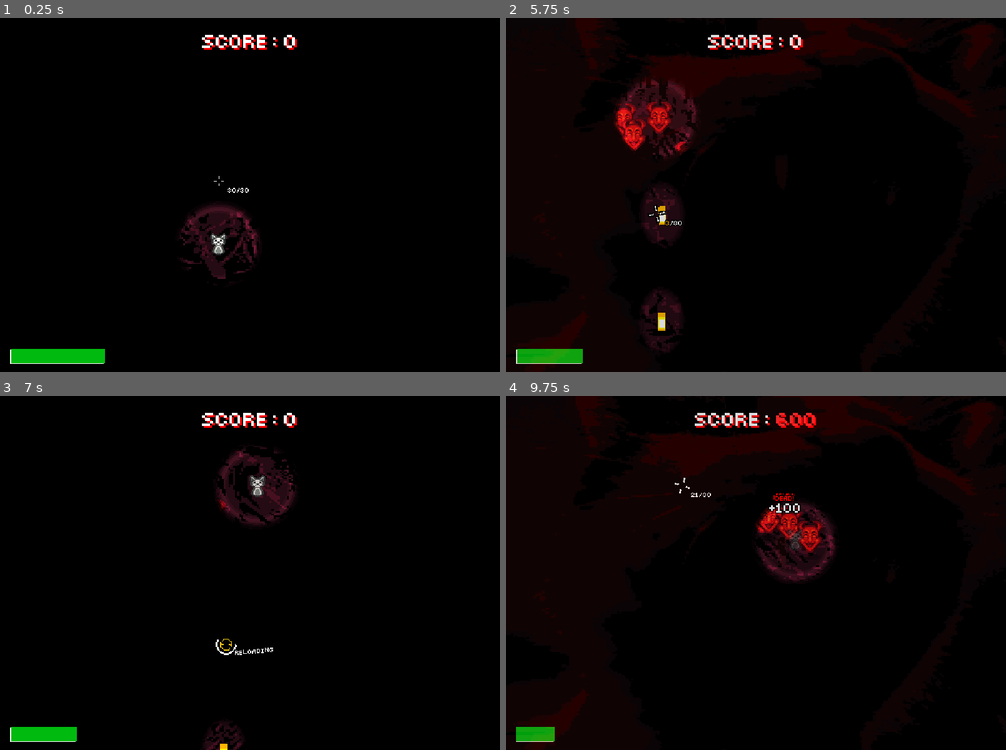
Above: before the commit, frames 1-4 (two rows, left to right).
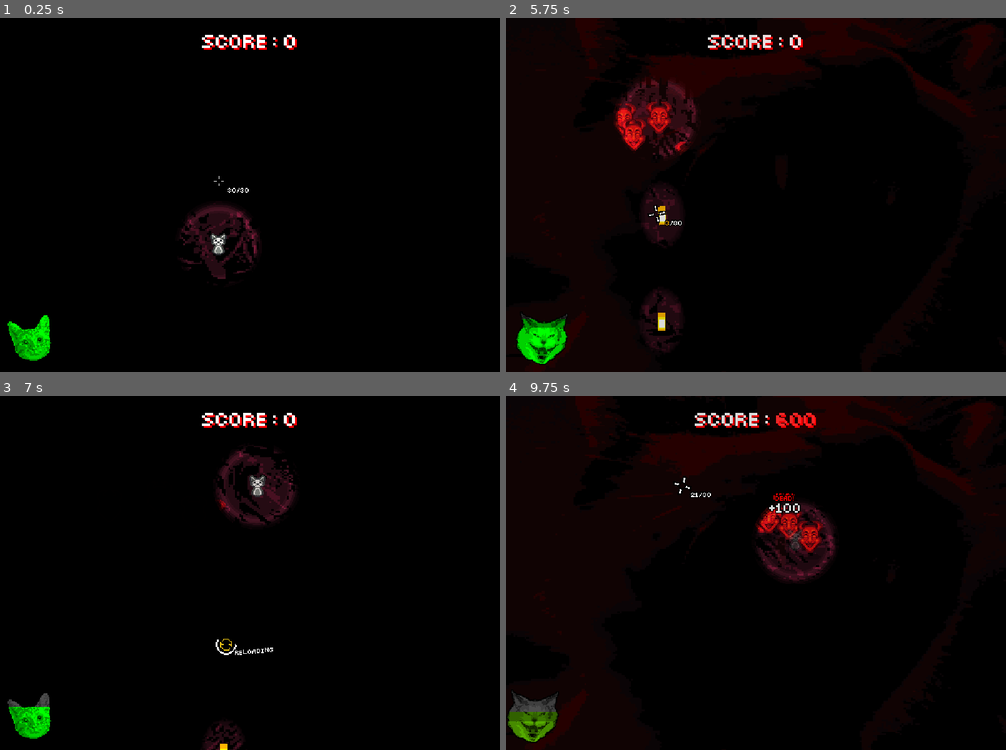
Above: after the commit, the same moments.

Repository: ThanapatrP/game-project-shooter
Game: Godot game, scene res://src/levels/main_level.tscn
Two runs of this game, one before a commit and one after it. Both use one fixed random seed, a clock stepped at 60 frames per second and the inputs below.
Inputs (mouse positions are in pixels of both pictures, inside the frame that each line leads up to):
- Up to frame 1 (0.25 s): no input
- Up to frame 2 (5.75 s): tap Enter at 0.5 s; move the mouse to (756, 42) at 0.52 s; press the mouse at (756, 42) at 0.53 s; hold W (up) 0.53-2.03 s; move the mouse to (906, 248) at 1.27 s; release the mouse at (906, 248) at 1.28 s; right-click (906, 248) at 1.35 s; move the mouse to (606, 141) at 2.02 s; press the mouse at (606, 141) at 2.03 s; hold A (left) 2.03-3.53 s; move the mouse to (781, 195) at 2.77 s; release the mouse at (781, 195) at 2.78 s; right-click (781, 195) at 2.85 s; move the mouse to (681, 106) at 3.52 s; press the mouse at (681, 106) at 3.53 s; hold S (down) 3.53-4.28 s; move the mouse to (866, 177) at 4.27 s; release the mouse at (866, 177) at 4.28 s; hold D (right) 4.28-5.03 s; right-click (866, 177) at 4.35 s; move the mouse to (656, 212) at 5.02 s; press the mouse at (656, 212) at 5.03 s; hold W (up) from 5.03 s (still down)
- Up to frame 3 (7 s): move the mouse to (300, 495) at 5.77 s; release W (up) at 5.78 s; release the mouse at (300, 495) at 5.78 s; hold D (right) from 5.78 s (still down); right-click (300, 495) at 5.85 s; move the mouse to (225, 643) at 6.52 s; press the mouse at (225, 643) at 6.53 s
- Up to frame 4 (9.75 s): move the mouse to (906, 626) at 7.27 s; release the mouse at (906, 626) at 7.28 s; right-click (906, 626) at 7.35 s; move the mouse to (606, 519) at 8.02 s; release D (right) at 8.03 s; press the mouse at (606, 519) at 8.03 s; hold S (down) 8.03-8.78 s; move the mouse to (781, 573) at 8.77 s; release the mouse at (781, 573) at 8.78 s; hold A (left) 8.78-9.53 s; right-click (781, 573) at 8.85 s; move the mouse to (681, 484) at 9.52 s; press the mouse at (681, 484) at 9.53 s; hold W (up) from 9.53 s (still down)

The runs differ from the first frame. In frame 1, 1.3% of the frame differs, in the area x 1-21%, y 83-98%; in frame 2, 1.4%, in the area x 2-36%, y 53-99%; in frame 3, 1.0%; in frame 4, 1.1%.

Commit message:
hp bar ui & hurt sfx (file only)

Diff:
--- a/src/characters/player/player.gd
+++ b/src/characters/player/player.gd
@@ -15,7 +15,8 @@
 
 
 # HP stuff
-var hp = 100
+const MAX_HP = 100.0
+var hp = 100.0
 var invin = -1.0
 
 
@@ -136,10 +137,14 @@
 		if Global.hurt_overlay:
 			Global.hurt_overlay.start()
 
-		if Global.camera: Global.camera.shake(0.5, 15)
+		if Global.camera:
+			Global.camera.shake(0.5, 15)
+			Global.hp_indicator.shake()
 
 		hp -= 30
 		invin = 3.0
+
+		Global.hp_indicator.set_progress(hp / MAX_HP)
 
 	if invin > 0.0:
 		modulate.a = abs(cos(Time.get_ticks_msec()/100.0))
--- a/src/levels/main_level.tscn
+++ b/src/levels/main_level.tscn
@@ -11,6 +11,7 @@
 [ext_resource type="Script" uid="uid://cpfugg5pyr134" path="res://src/ui/score_label.gd" id="8_ywe2d"]
 [ext_resource type="Texture2D" uid="uid://bdfs3bbusy52" path="res://asset/ui/ui_overlays/cat_hurts_overlay.png" id="9_tygi3"]
 [ext_resource type="Script" uid="uid://benpvdb4y2nyl" path="res://src/ui/hurt_overlay.gd" id="10_twkqo"]
+[ext_resource type="PackedScene" uid="uid://cwsp1ptrx6men" path="res://src/ui/hp_indicator.tscn" id="12_av45r"]
 
 [sub_resource type="CanvasItemMaterial" id="CanvasItemMaterial_tygi3"]
 light_mode = 1
@@ -56,6 +57,7 @@
 [node name="UI" type="CanvasLayer" parent="."]
 
 [node name="HpBarPivot" type="Node2D" parent="UI"]
+visible = false
 position = Vector2(11, 364)
 script = ExtResource("3_11df1")
 metadata/_edit_group_ = true
@@ -96,9 +98,6 @@
 vertical_alignment = 1
 script = ExtResource("8_ywe2d")
 
-[node name="Cursor" parent="UI" instance=ExtResource("6_11df1")]
-position = Vector2(240, 179)
-
 [node name="HurtOverlay" type="Sprite2D" parent="UI"]
 self_modulate = Color(1, 1, 1, 0.184314)
 material = SubResource("CanvasItemMaterial_tygi3")
@@ -119,3 +118,9 @@
 label_settings = SubResource("LabelSettings_av45r")
 horizontal_alignment = 1
 vertical_alignment = 1
+
+[node name="HpIndicator" parent="UI" instance=ExtResource("12_av45r")]
+position = Vector2(11, 319)
+
+[node name="Cursor" parent="UI" instance=ExtResource("6_11df1")]
+position = Vector2(240, 179)
--- /dev/null
+++ b/src/shader/hp_icon_shader.gdshader
@@ -0,0 +1,26 @@
+shader_type canvas_item;
+
+uniform vec4 primary_color : source_color = vec4(0,1,0,1);
+uniform vec4 secondary_color : source_color = vec4(0.15,0.5,0.15,1);
+uniform vec4 bg_color : source_color = vec4(0.3,0.3,0.3,1);
+
+uniform float progress : hint_range(0.0, 1.0, 0.01) = 0.5;
+uniform float follow_progress : hint_range(0.0, 1.0, 0.01) = 0.7;
+
+void fragment() {
+	float prog = 1.0 - progress;
+	float fol_prog = 1.0 - follow_progress;
+	vec4 col = texture(TEXTURE, UV);
+
+	float val = (col.r + col.g + col.b)/3.0;
+
+	if (UV.y > prog){
+		COLOR = vec4(primary_color.r * val,primary_color.g * val, primary_color.b * val, col.a);
+	}else{
+		if (UV.y > fol_prog){
+			COLOR = vec4(secondary_color.r * val, secondary_color.g * val, secondary_color.b * val, col.a);
+		}else{
+			COLOR = vec4(bg_color.r * val, bg_color.g * val, bg_color.b * val, col.a);
+		}
+	}
+}
--- /dev/null
+++ b/src/ui/hp_indicator.gd
@@ -0,0 +1,86 @@
+extends Node2D
+
+const SHAKE_INTENSITY = 8
+const DEF_SHAKE_DUR := 0.8
+var shake_t := 0.0
+
+const DEF_SPR_DUR := 0.3
+var spr_t := 0.0
+
+var curr_progress = 1.1
+var to_progress = 1.0
+
+var green := Color(0,1,0,1)
+var red := Color(1,0,0,1)
+var col := Color(0,1,0,1)
+
+@onready var pivot : Marker2D = $Pivot
+@onready var idle_icon : Sprite2D = $Pivot/IdleIcon
+@onready var hurt_icon : Sprite2D = $Pivot/HurtIcon
+
+func _ready() -> void:
+	Global.hp_indicator = self
+
+
+func _process(delta: float) -> void:
+	shake_t -= delta
+	spr_t -= delta
+
+	if shake_t < 0.0:
+		shake_t = 0.0
+
+	if spr_t < 0.0:
+		spr_t = 0.0
+
+	# Sprite shake position
+	position.x = SHAKE_INTENSITY * cos(shake_t * 100.0) * (shake_t / DEF_SHAKE_DUR)
+
+	# Progress
+	idle_icon.material.set_shader_parameter("progress", to_progress)
+	hurt_icon.material.set_shader_parameter("progress", to_progress)
+
+	idle_icon.material.set_shader_parameter("follow_progress", curr_progress)
+	hurt_icon.material.set_shader_parameter("follow_progress", curr_progress)
+
+	# Sprite switching
+	if spr_t > 0.0:
+		idle_icon.visible = false
+		hurt_icon.visible = true
+	else:
+		idle_icon.visible = true
+		hurt_icon.visible = false
+
+func _physics_process(delta: float) -> void:
+	curr_progress = lerp(curr_progress, to_progress, 0.07)
+	print(to_progress)
+
+
+func shake():
+	shake_t = DEF_SHAKE_DUR
+	spr_t = DEF_SPR_DUR
+
+
+func set_progress(new_progress : float):
+	if new_progress > curr_progress:
+		curr_progress = new_progress
+	to_progress = new_progress
+
+	var threshold = 0.6
+	if to_progress > threshold:
+		col = green
+	else:
+		col = red.lerp(green, to_progress / threshold)
+
+	idle_icon.material.set_shader_parameter("primary_color", col)
+	hurt_icon.material.set_shader_parameter("primary_color", col)
+
+	var dimmed_col : Color = col
+	dimmed_col.v *= 0.7
+
+	idle_icon.material.set_shader_parameter("secondary_color", dimmed_col)
+	hurt_icon.material.set_shader_parameter("secondary_color", dimmed_col)
+
+
+
+func _exit_tree() -> void:
+	Global.hp_indicator = null
--- /dev/null
+++ b/src/ui/hp_indicator.tscn
@@ -0,0 +1,39 @@
+[gd_scene load_steps=7 format=3 uid="uid://cwsp1ptrx6men"]
+
+[ext_resource type="Script" uid="uid://b7id8jp6jhyg" path="res://src/ui/hp_indicator.gd" id="1_ak0bf"]
+[ext_resource type="Shader" uid="uid://b053p3uxne8cc" path="res://src/shader/hp_icon_shader.gdshader" id="2_r3y54"]
+[ext_resource type="Texture2D" uid="uid://c1t4sja3src4e" path="res://asset/ui/main_ui/hp_icon.png" id="3_ough7"]
+[ext_resource type="Texture2D" uid="uid://b1vxtcwce4k0g" path="res://asset/ui/main_ui/hp_icon_hurt.png" id="4_bskdi"]
+
+[sub_resource type="ShaderMaterial" id="ShaderMaterial_3ksew"]
+shader = ExtResource("2_r3y54")
+shader_parameter/primary_color = Color(0, 1, 0, 1)
+shader_parameter/secondary_color = Color(0.15, 0.5, 0.15, 1)
+shader_parameter/bg_color = Color(0.3, 0.3, 0.3, 1)
+shader_parameter/progress = 0.5
+shader_parameter/follow_progress = 0.7
+
+[sub_resource type="ShaderMaterial" id="ShaderMaterial_ul4kp"]
+shader = ExtResource("2_r3y54")
+shader_parameter/primary_color = Color(0, 1, 0, 1)
+shader_parameter/secondary_color = Color(0.15, 0.5, 0.15, 1)
+shader_parameter/bg_color = Color(0.3, 0.3, 0.3, 1)
+shader_parameter/progress = 0.51
+shader_parameter/follow_progress = 0.46
+
+[node name="HpIndicator" type="Node2D"]
+script = ExtResource("1_ak0bf")
+
+[node name="Pivot" type="Marker2D" parent="."]
+
+[node name="IdleIcon" type="Sprite2D" parent="Pivot"]
+material = SubResource("ShaderMaterial_3ksew")
+position = Vector2(7, 7)
+texture = ExtResource("3_ough7")
+centered = false
+
+[node name="HurtIcon" type="Sprite2D" parent="Pivot"]
+material = SubResource("ShaderMaterial_ul4kp")
+position = Vector2(4, 4)
+texture = ExtResource("4_bskdi")
+centered = false
--- a/src/util/global.gd
+++ b/src/util/global.gd
@@ -6,6 +6,7 @@
 var cursor = null
 var hurt_overlay = null
 var score_label = null
+var hp_indicator = null
 
 # Save stuff
 var curr_score = 0
Binary file added: asset/ui/main_ui/hp_icon.png
Not shown, added: asset/ui/main_ui/hp_icon.png.import
Binary file added: asset/ui/main_ui/hp_icon_hurt.png
Not shown, added: asset/ui/main_ui/hp_icon_hurt.png.import
Not shown: 1 places in src/levels/main_level.tscn that only renumber resources
Not shown, added: src/shader/hp_icon_shader.gdshader.uid
Not shown, added: src/ui/hp_indicator.gd.uid
